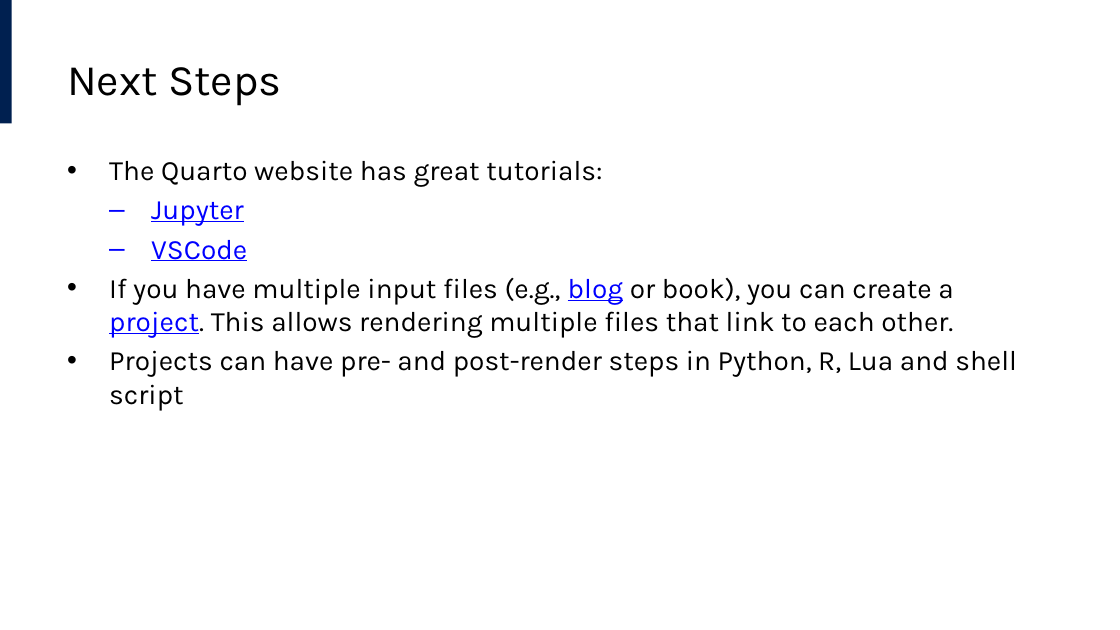
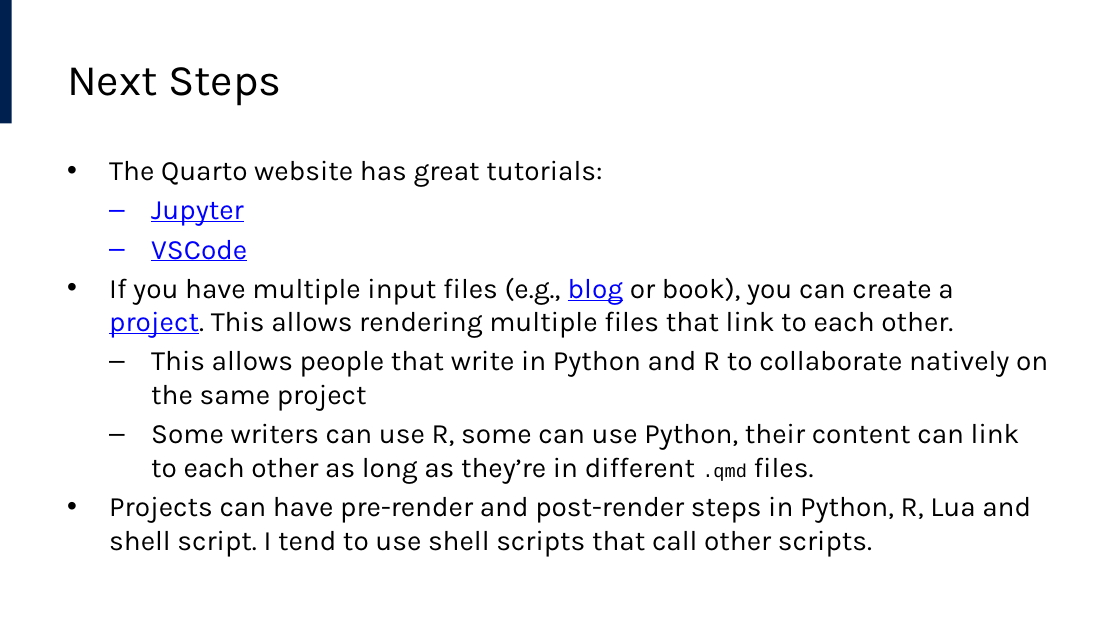
Before and after one commit to lucas-a-meyer/using-quarto, a slide deck: slide 44 of docs/presentation.pptx. Drawn at 1120x630 pixels with LibreOffice and Linux fonts; fonts in the diff are those of the drawing. Boxes give left, top, right and bottom in pixels: in the first picture for what was removed or moved away, otherwise in the second. Text is boxed around its words. In the diff, an @@ line names an element or a change of style, - is before the commit and + after.

```diff
--- a/docs/presentation.pptx
+++ b/docs/presentation.pptx
@@ text at box(109, 350, 1048, 556): text changed @@
-• Projects can have pre- and post-render steps in Python, R, Lua and shell script
+  – This allows people that write in Python and R to collaborate natively on the same project
+  – Some writers can use R, some can use Python, their content can link to each other as long as they’re in different .qmd files.
+• Projects can have pre-render and post-render steps in Python, R, Lua and shell script. I tend to use shell scripts that call other scripts.
```
Also in this commit, not shown: 8 other files.
